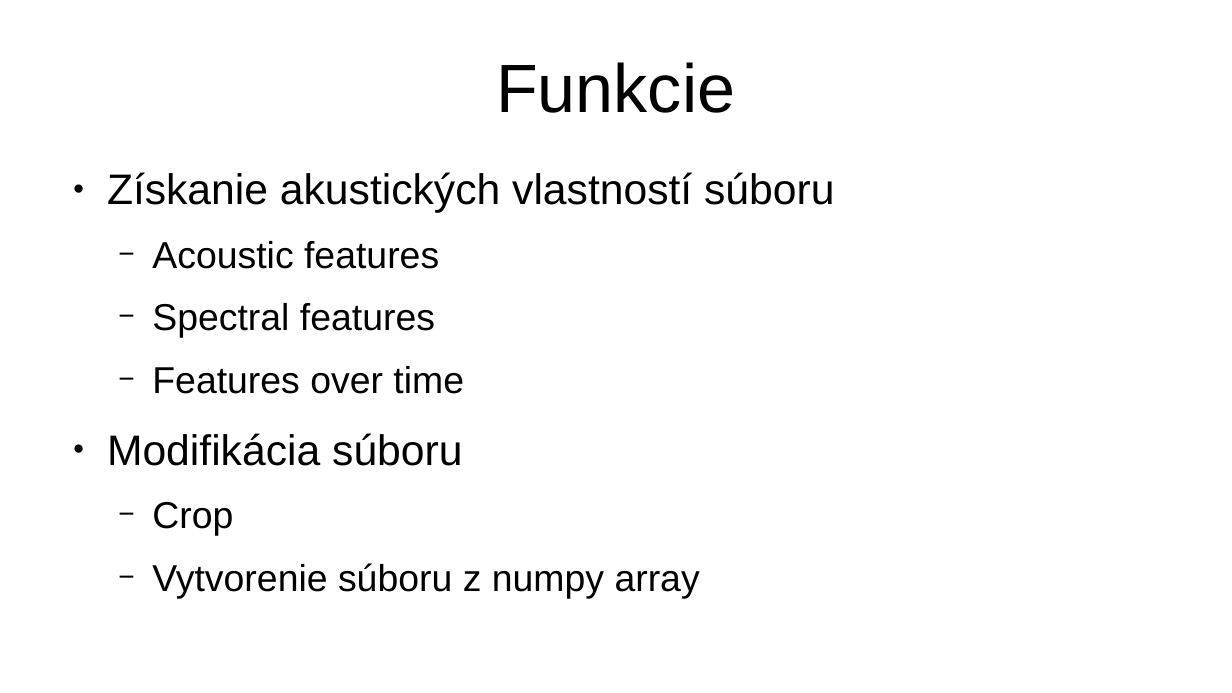
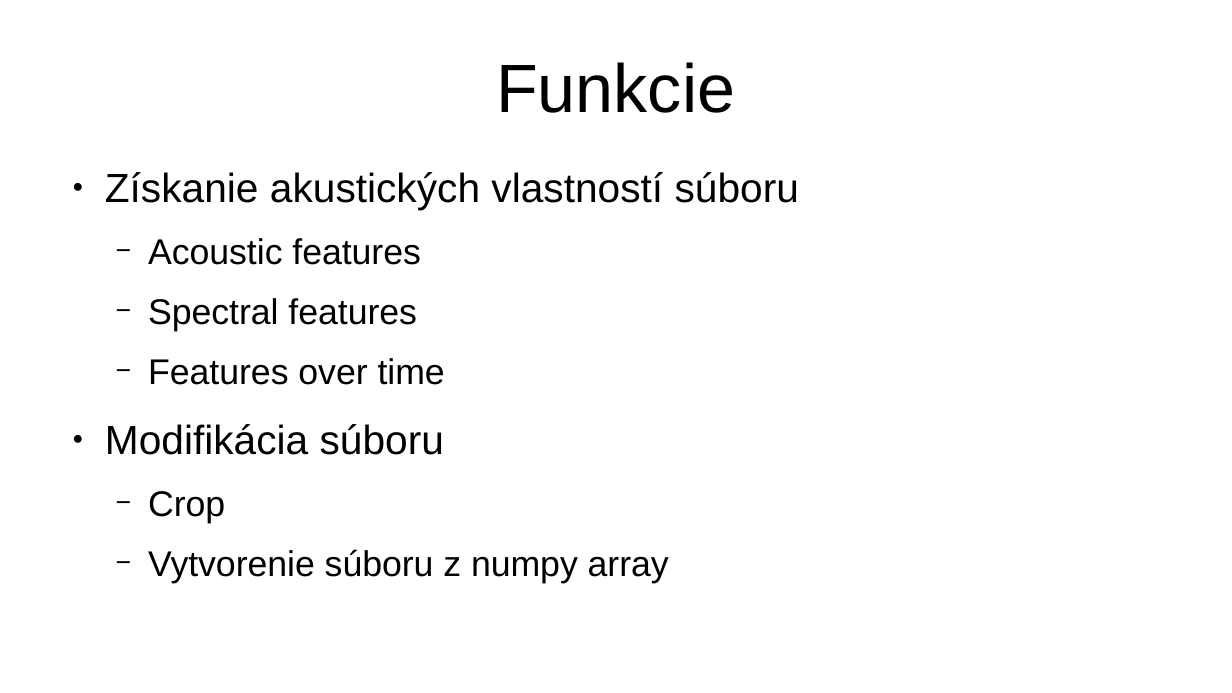
Before and after one commit to smolito/sj_seme, a slide deck: slide 2 of docs/prezentacia.pptx. Drawn at 1232x693 pixels with LibreOffice and Linux fonts; fonts in the diff are those of the drawing. Boxes give left, top, right and bottom in pixels: in the first picture for what was removed or moved away, otherwise in the second. Text is boxed around its words. In the diff, an @@ line names an element or a change of style, - is before the commit and + after.

```diff
--- a/docs/prezentacia.pptx
+++ b/docs/prezentacia.pptx
@@ text "Získanie akustických vlastností súboru" at [105,172,799,583]: size 27.5 to 26.2 pt in "Získanie akustických vlastností súboru", "Modifikácia súboru"; size 24.1 to 23 pt in "Acoustic features", "Spectral features", "Features over time", "Crop" and 1 more places; indent changed @@
```
Also in this commit, not shown: 8 slides added, 1 slide removed, 7 other files.
